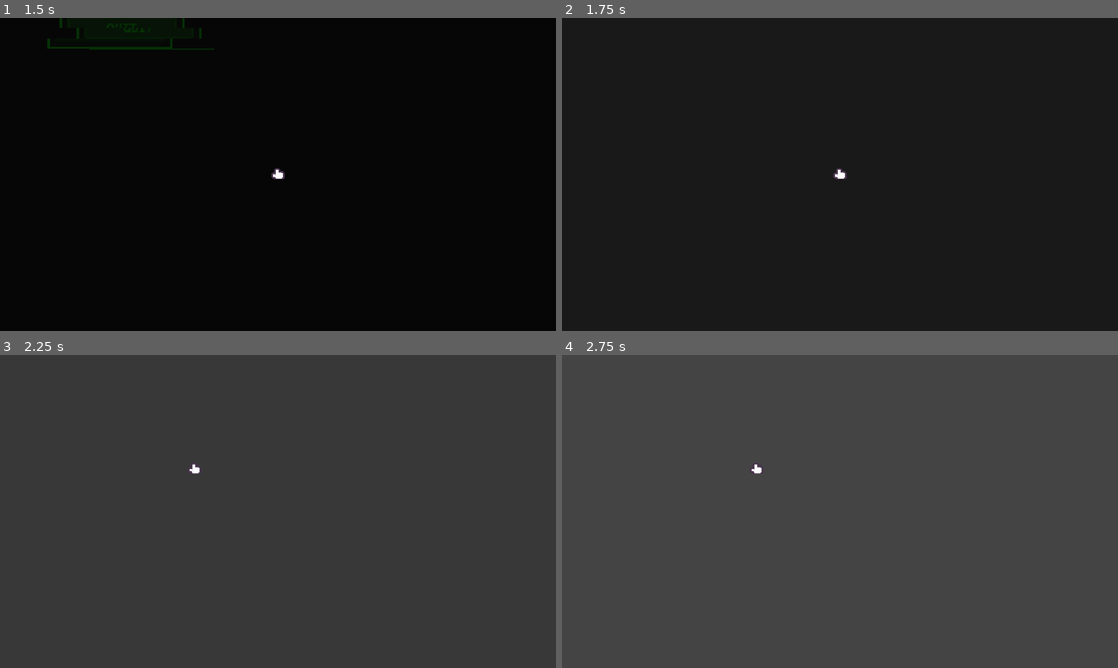
Above: before the commit, frames 1-4 (two rows, left to right).
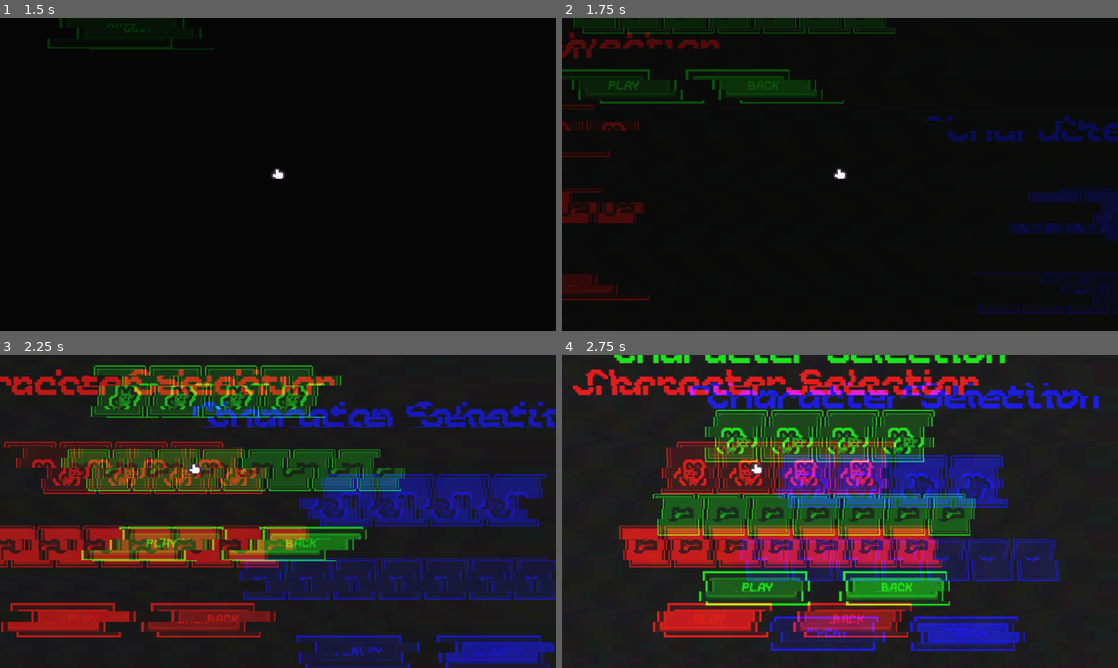
Above: after the commit, the same moments.

Repository: Caio-de-Souza-Marinho/gamejam-42
Game: Godot game, scene res://Scenes/UI/main_menu.tscn
The game is run twice, just before and just after one commit, with the same random seed, the same clock (stepped at 60 frames per second) and the same inputs.
Inputs (mouse positions are in pixels of both pictures, inside the frame that each line leads up to):
- Up to frame 1 (1.5 s): click "PLAY" at 0.5 s; click "PLAY" at 1.25 s
- Up to frame 2 (1.75 s): no input
- Up to frame 3 (2.25 s): click (194, 467) at 2.02 s
- Up to frame 4 (2.75 s): no input

Frame 1 is identical in both runs. In frame 2, 5.6% of the frame differs, in the area x 0-100%, y 0-95%; in frame 3, 100%, in the area x 0-100%, y 0-100%; in frame 4, 100%.

Commit message:
start: character Selection

Diff:
--- a/Scenes/CharacterSelection/character_selection.tscn
+++ b/Scenes/CharacterSelection/character_selection.tscn
@@ -1,4 +1,19 @@
 [gd_scene format=3 uid="uid://bkg6ibrrwhnif"]
+
+[ext_resource type="PackedScene" uid="uid://c553wj1lva1ef" path="res://Scenes/UI/background.tscn" id="1_mr0lq"]
+[ext_resource type="LabelSettings" uid="uid://bsuvpg7wrcutq" path="res://Extra/font_48.tres" id="2_8tu12"]
+[ext_resource type="PackedScene" uid="uid://bdxtwkeuh8oa6" path="res://Scenes/UI/PlayerCard/player_card.tscn" id="3_jlky6"]
+[ext_resource type="PackedScene" uid="uid://lo1pyqpcogwy" path="res://Scenes/UI/WeaponCard/weapon_card.tscn" id="4_8tu12"]
+[ext_resource type="Texture2D" uid="uid://dy8e3xkc5qdbp" path="res://Sprites/Interface/Tilemap/tilemap_packed.png" id="5_jlky6"]
+[ext_resource type="LabelSettings" uid="uid://cg1ww58fr1ktq" path="res://Extra/font_16.tres" id="6_mfhgx"]
+
+[sub_resource type="AtlasTexture" id="AtlasTexture_mfhgx"]
+atlas = ExtResource("5_jlky6")
+region = Rect2(112.04426, 47.98399, 48.845345, 16.428692)
+
+[sub_resource type="AtlasTexture" id="AtlasTexture_lcods"]
+atlas = ExtResource("5_jlky6")
+region = Rect2(175.69272, 47.813927, 48.92627, 16.24411)
 
 [node name="CharacterSelection" type="Control" unique_id=39703784]
 layout_mode = 3
@@ -7,3 +22,144 @@
 anchor_bottom = 1.0
 grow_horizontal = 2
 grow_vertical = 2
+
+[node name="Background" parent="." unique_id=505412356 instance=ExtResource("1_mr0lq")]
+layout_mode = 1
+
+[node name="Title" type="Label" parent="." unique_id=115257615]
+layout_mode = 1
+anchors_preset = 5
+anchor_left = 0.5
+anchor_right = 0.5
+offset_left = -226.5
+offset_top = 10.0
+offset_right = 226.5
+offset_bottom = 58.0
+grow_horizontal = 2
+text = "Character Selection"
+label_settings = ExtResource("2_8tu12")
+
+[node name="PlayerContainer" type="HBoxContainer" parent="." unique_id=380887571]
+custom_minimum_size = Vector2(450, 80)
+layout_mode = 1
+anchors_preset = 8
+anchor_left = 0.5
+anchor_top = 0.5
+anchor_right = 0.5
+anchor_bottom = 0.5
+offset_left = -225.0
+offset_top = -90.0
+offset_right = 225.0
+offset_bottom = -10.0
+grow_horizontal = 2
+grow_vertical = 2
+alignment = 1
+
+[node name="PlayerCard" parent="PlayerContainer" unique_id=76886040 instance=ExtResource("3_jlky6")]
+layout_mode = 2
+
+[node name="PlayerCard2" parent="PlayerContainer" unique_id=167685830 instance=ExtResource("3_jlky6")]
+layout_mode = 2
+
+[node name="PlayerCard3" parent="PlayerContainer" unique_id=1401026376 instance=ExtResource("3_jlky6")]
+layout_mode = 2
+
+[node name="PlayerCard4" parent="PlayerContainer" unique_id=1119118201 instance=ExtResource("3_jlky6")]
+layout_mode = 2
+
+[node name="WeaponContainer" type="HBoxContainer" parent="." unique_id=2002441193]
+custom_minimum_size = Vector2(450, 80)
+layout_mode = 1
+anchors_preset = 8
+anchor_left = 0.5
+anchor_top = 0.5
+anchor_right = 0.5
+anchor_bottom = 0.5
+offset_left = -225.0
+offset_right = 225.0
+offset_bottom = 80.0
+grow_horizontal = 2
+grow_vertical = 2
+alignment = 1
+
+[node name="WeaponCard" parent="WeaponContainer" unique_id=365778487 instance=ExtResource("4_8tu12")]
+layout_mode = 2
+
+[node name="WeaponCard2" parent="WeaponContainer" unique_id=389427639 instance=ExtResource("4_8tu12")]
+layout_mode = 2
+
+[node name="WeaponCard3" parent="WeaponContainer" unique_id=1467938386 instance=ExtResource("4_8tu12")]
+layout_mode = 2
+
+[node name="WeaponCard4" parent="WeaponContainer" unique_id=1917544698 instance=ExtResource("4_8tu12")]
+layout_mode = 2
+
+[node name="WeaponCard5" parent="WeaponContainer" unique_id=235978378 instance=ExtResource("4_8tu12")]
+layout_mode = 2
+
+[node name="WeaponCard6" parent="WeaponContainer" unique_id=668154373 instance=ExtResource("4_8tu12")]
+layout_mode = 2
+
+[node name="WeaponCard7" parent="WeaponContainer" unique_id=1370753479 instance=ExtResource("4_8tu12")]
+layout_mode = 2
+
+[node name="Buttons" type="Control" parent="." unique_id=257521519]
+custom_minimum_size = Vector2(350, 60)
+layout_mode = 1
+anchors_preset = 7
+anchor_left = 0.5
+anchor_top = 1.0
+anchor_right = 0.5
+anchor_bottom = 1.0
+offset_left = -20.0
+offset_top = -70.0
+offset_right = 20.0
+offset_bottom = -30.0
+grow_horizontal = 2
+grow_vertical = 0
+
+[node name="PlayButton" type="TextureButton" parent="Buttons" unique_id=1548309329]
+custom_minimum_size = Vector2(120, 60)
+layout_mode = 0
+offset_left = 35.0
+offset_top = 5.0
+offset_right = 155.0
+offset_bottom = 65.0
+texture_normal = SubResource("AtlasTexture_mfhgx")
+ignore_texture_size = true
+stretch_mode = 5
+
+[node name="Label" type="Label" parent="Buttons/PlayButton" unique_id=980836655]
+layout_mode = 1
+anchors_preset = 15
+anchor_right = 1.0
+anchor_bottom = 1.0
+grow_horizontal = 2
+grow_vertical = 2
+text = "PLAY"
+label_settings = ExtResource("6_mfhgx")
+horizontal_alignment = 1
+vertical_alignment = 1
+
+[node name="BackButton" type="TextureButton" parent="Buttons" unique_id=2131854194]
+custom_minimum_size = Vector2(120, 60)
+layout_mode = 0
+offset_left = 196.0
+offset_top = 5.0
+offset_right = 316.0
+offset_bottom = 65.0
+texture_normal = SubResource("AtlasTexture_lcods")
+ignore_texture_size = true
+stretch_mode = 5
+
+[node name="Label" type="Label" parent="Buttons/BackButton" unique_id=584851824]
+layout_mode = 1
+anchors_preset = 15
+anchor_right = 1.0
+anchor_bottom = 1.0
+grow_horizontal = 2
+grow_vertical = 2
+text = "BACK"
+label_settings = ExtResource("6_mfhgx")
+horizontal_alignment = 1
+vertical_alignment = 1
--- /dev/null
+++ b/Scenes/UI/PlayerCard/player_card.tscn
@@ -0,0 +1,27 @@
+[gd_scene format=3 uid="uid://bdxtwkeuh8oa6"]
+
+[ext_resource type="Texture2D" uid="uid://clv0dnuyxhqg8" path="res://Sprites/Interface/Button_Blue.png" id="1_x1rxe"]
+[ext_resource type="Texture2D" uid="uid://ccab6or5n1nai" path="res://Sprites/Players/tile_0000.png" id="2_5382o"]
+
+[node name="PlayerCard" type="TextureButton" unique_id=76886040]
+custom_minimum_size = Vector2(60, 60)
+texture_normal = ExtResource("1_x1rxe")
+stretch_mode = 5
+
+[node name="Icon" type="TextureRect" parent="." unique_id=1458326937]
+layout_mode = 1
+anchors_preset = 8
+anchor_left = 0.5
+anchor_top = 0.5
+anchor_right = 0.5
+anchor_bottom = 0.5
+offset_left = -20.0
+offset_top = -20.0
+offset_right = 20.0
+offset_bottom = 20.0
+grow_horizontal = 2
+grow_vertical = 2
+mouse_filter = 2
+texture = ExtResource("2_5382o")
+
+[node name="HoverSound" type="AudioStreamPlayer" parent="." unique_id=666155133]
--- /dev/null
+++ b/Scenes/UI/WeaponCard/weapon_card.tscn
@@ -0,0 +1,33 @@
+[gd_scene format=3 uid="uid://lo1pyqpcogwy"]
+
+[ext_resource type="Texture2D" uid="uid://dy8e3xkc5qdbp" path="res://Sprites/Interface/Tilemap/tilemap_packed.png" id="1_1ovoo"]
+[ext_resource type="Texture2D" uid="uid://cqvwy8c5l0aod" path="res://Sprites/Weapons/Tiles/tile_0001.png" id="2_8nxtn"]
+
+[sub_resource type="AtlasTexture" id="AtlasTexture_o5xhw"]
+atlas = ExtResource("1_1ovoo")
+region = Rect2(191.87979, -0.15074158, 48.59659, 48.357204)
+
+[node name="WeaponCard" type="TextureButton" unique_id=365778487]
+texture_normal = SubResource("AtlasTexture_o5xhw")
+stretch_mode = 5
+
+[node name="Icon" type="TextureRect" parent="." unique_id=497444956]
+custom_minimum_size = Vector2(50, 50)
+layout_mode = 1
+anchors_preset = 8
+anchor_left = 0.5
+anchor_top = 0.5
+anchor_right = 0.5
+anchor_bottom = 0.5
+offset_left = -20.0
+offset_top = -20.0
+offset_right = 20.0
+offset_bottom = 20.0
+grow_horizontal = 2
+grow_vertical = 2
+mouse_filter = 2
+texture = ExtResource("2_8nxtn")
+expand_mode = 1
+stretch_mode = 5
+
+[node name="AudioStreamPlayer" type="AudioStreamPlayer" parent="." unique_id=1683122316]
--- /dev/null
+++ b/Scenes/UI/background.tscn
@@ -0,0 +1,18 @@
+[gd_scene format=3 uid="uid://c553wj1lva1ef"]
+
+[ext_resource type="Shader" uid="uid://kuq6jnwgph5i" path="res://Shaders/background.gdshader" id="1_ycc34"]
+[ext_resource type="Texture2D" uid="uid://bjnh3sonwurje" path="res://Sprites/background_tiled.png" id="2_ok5o0"]
+
+[sub_resource type="ShaderMaterial" id="ShaderMaterial_mrfpk"]
+shader = ExtResource("1_ycc34")
+shader_parameter/speed = 0.5
+
+[node name="Background" type="TextureRect" unique_id=505412356]
+material = SubResource("ShaderMaterial_mrfpk")
+anchors_preset = 15
+anchor_right = 1.0
+anchor_bottom = 1.0
+grow_horizontal = 2
+grow_vertical = 2
+texture = ExtResource("2_ok5o0")
+stretch_mode = 1
--- a/Scenes/UI/main_menu.tscn
+++ b/Scenes/UI/main_menu.tscn
@@ -1,8 +1,7 @@
 [gd_scene format=3 uid="uid://d3bwsesg3jm6t"]
 
 [ext_resource type="Script" uid="uid://c4wgec6vbbfsp" path="res://Scenes/UI/main_menu.gd" id="1_5wsvm"]
-[ext_resource type="Texture2D" uid="uid://bjnh3sonwurje" path="res://Sprites/background_tiled.png" id="2_o14dv"]
-[ext_resource type="Shader" uid="uid://kuq6jnwgph5i" path="res://Shaders/background.gdshader" id="2_u7lva"]
+[ext_resource type="PackedScene" uid="uid://c553wj1lva1ef" path="res://Scenes/UI/background.tscn" id="3_4pqbp"]
 [ext_resource type="LabelSettings" uid="uid://bsuvpg7wrcutq" path="res://Extra/font_48.tres" id="4_u7lva"]
 [ext_resource type="Texture2D" uid="uid://dy8e3xkc5qdbp" path="res://Sprites/Interface/Tilemap/tilemap_packed.png" id="5_4pqbp"]
 [ext_resource type="LabelSettings" uid="uid://cg1ww58fr1ktq" path="res://Extra/font_16.tres" id="6_gih0s"]
@@ -12,10 +11,6 @@
 atlas = ExtResource("5_4pqbp")
 region = Rect2(80, 65, 15, 13)
 
-[sub_resource type="ShaderMaterial" id="ShaderMaterial_mrfpk"]
-shader = ExtResource("2_u7lva")
-shader_parameter/speed = 0.5
-
 [sub_resource type="AtlasTexture" id="AtlasTexture_k33u3"]
 atlas = ExtResource("5_4pqbp")
 region = Rect2(112, 48, 48.78456, 16)
@@ -34,16 +29,8 @@
 script = ExtResource("1_5wsvm")
 menu_cursor = SubResource("AtlasTexture_gih0s")
 
-[node name="Background" type="TextureRect" parent="." unique_id=275212020]
-material = SubResource("ShaderMaterial_mrfpk")
-layout_mode = 1
-anchors_preset = 15
-anchor_right = 1.0
-anchor_bottom = 1.0
-grow_horizontal = 2
-grow_vertical = 2
-texture = ExtResource("2_o14dv")
-stretch_mode = 1
+[node name="Background" parent="." unique_id=505412356 instance=ExtResource("3_4pqbp")]
+layout_mode = 1
 
 [node name="Title" type="Label" parent="." unique_id=1350493663]
 layout_mode = 1
